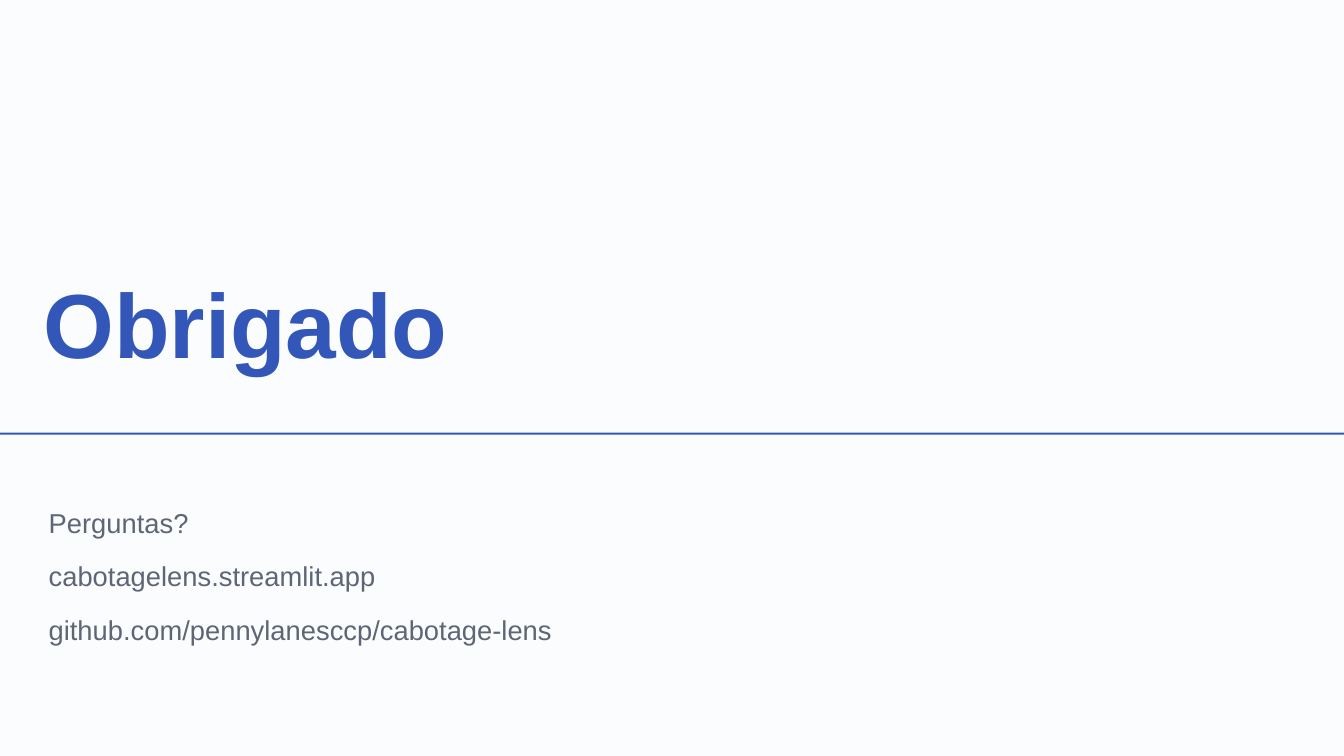
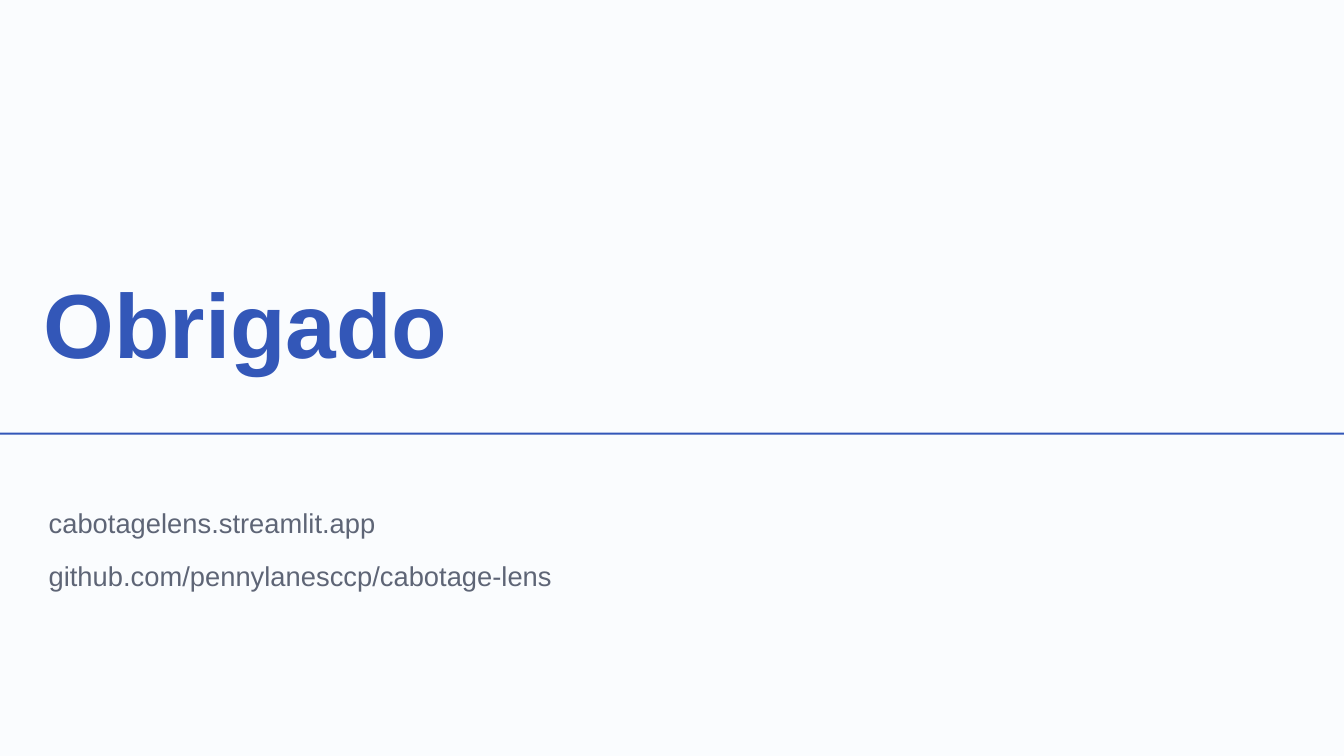
Before and after one commit to pennylanesccp/cabotage-lens, a slide deck: slide 42 of docs/apresentacao_v2.pptx. Drawn at 1344x756 pixels with LibreOffice and Linux fonts; fonts in the diff are those of the drawing. Boxes give left, top, right and bottom in pixels: in the first picture for what was removed or moved away, otherwise in the second. Text is boxed around its words. In the diff, an @@ line names an element or a change of style, - is before the commit and + after.

```diff
--- a/docs/apresentacao_v2.pptx
+++ b/docs/apresentacao_v2.pptx
@@ subtitle at [49, 514, 189, 538]: paragraph removed @@
-Perguntas?
```
Also in this commit, not shown: 1 other file.
